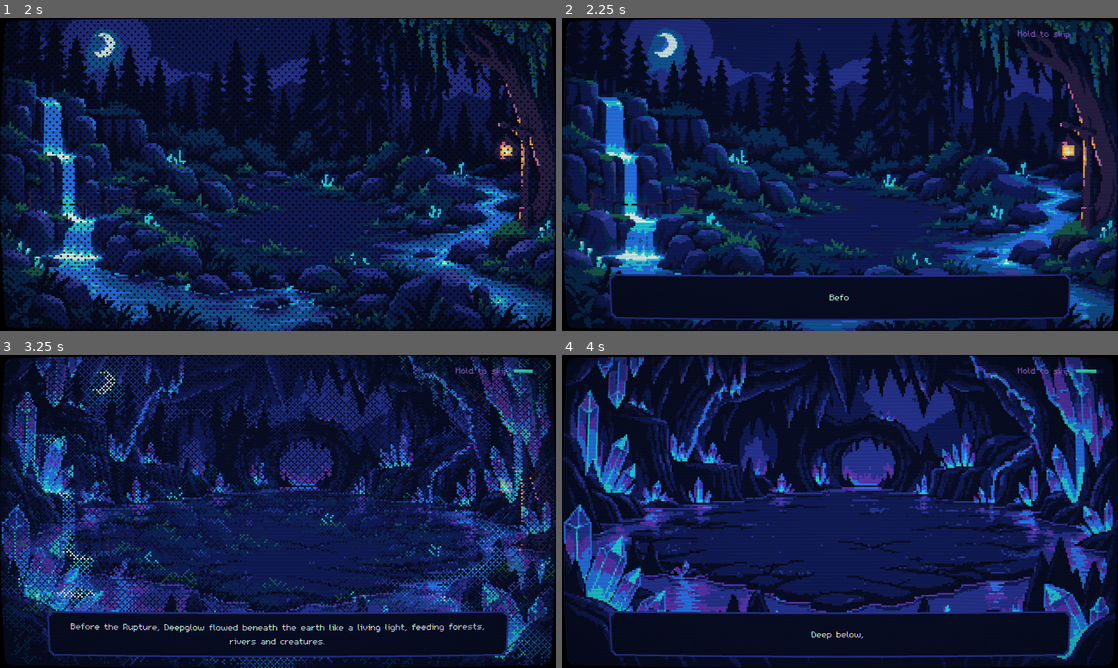
Above: before the commit, frames 1-4 (two rows, left to right).
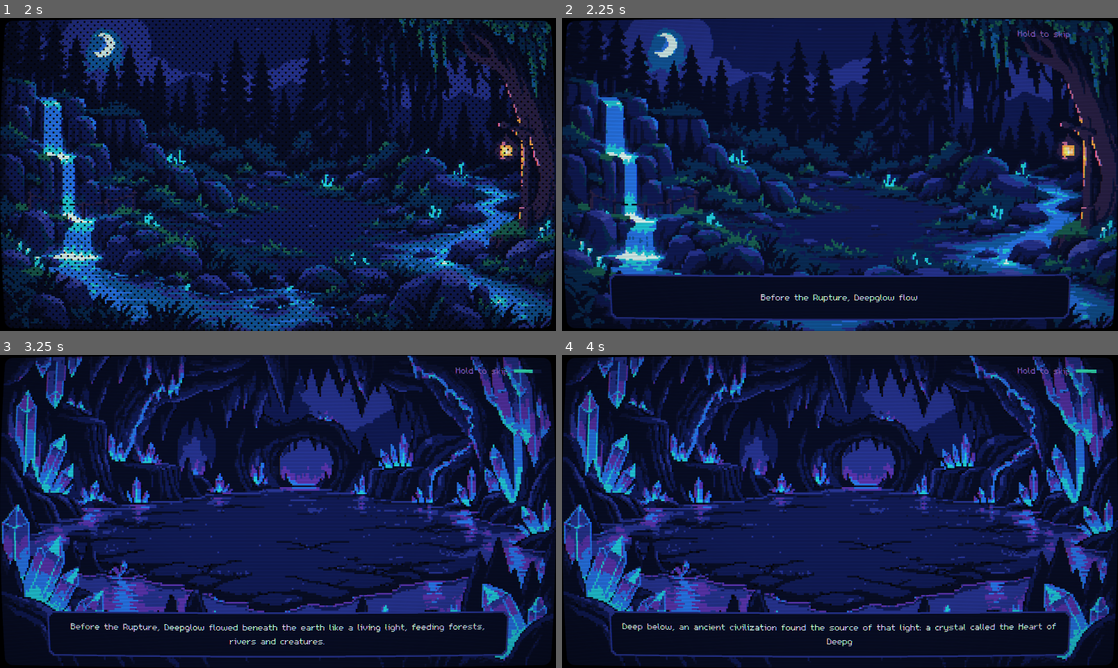
Above: after the commit, the same moments.

Repository: thiagoalgo/deepglow-ai-original
Game: Godot game, scene res://src/main/app.tscn
Same seed, same stepped clock (60 frames per second), same inputs: the game is played once before the commit and once after it. Sound files missing from this copy of the repository are replaced by a short silence.
Inputs (mouse positions are in pixels of both pictures, inside the frame that each line leads up to):
- Up to frame 1 (2 s): click "English" at 0.5 s; click "New game" at 1.25 s
- Up to frame 2 (2.25 s): tap Enter (ui_accept) at 2 s; move the mouse to (962, 158) at 2.02 s; press the mouse at (962, 158) at 2.03 s; hold Right (board_right) from 2.03 s (still down)
- Up to frame 3 (3.25 s): tap Enter (ui_accept) at 2.27, 2.75 s; release Right (board_right) at 2.75 s; release the mouse at (400, 495) at 2.75 s; drag from (166, 527) to (250, 574) at 2.77 s
- Up to frame 4 (4 s): move the mouse to (895, 442) at 3.52 s; press the mouse at (895, 442) at 3.53 s; hold Right (board_right) from 3.53 s (still down)

Frame 1 is identical in both runs. In frame 2, 0.3% of the frame differs, in the area x 35-64%, y 88-91%; in frame 3, 22%, in the area x 0-100%, y 0-100%; in frame 4, 0.8%.

Commit message:
feat: English narration for the intro, used for languages without their own
Adds the nine English lines (ElevenLabs, paid plan). Owner rule: a
language without its own recording is narrated in English, with the
captions in the player's language (IntroSequence.fallback_voice_locale).

Co-Authored-By: Claude Opus 5.5 <noreply@anthropic.com>
Claude-Session: https://claude.ai/code/session_012dh8mRUjYh5ntJv4jzA78g

Diff:
--- a/src/intro/intro_sequence.gd
+++ b/src/intro/intro_sequence.gd
@@ -3,15 +3,20 @@
 ## The intro's shots in order (data/intro/intro.tres), played by the Intro screen.
 
 @export var shots: Array[IntroShot] = []
-## Narration of shot N (1-based, two digits) in a locale; a missing file = no
-## voice for that shot/locale (the caption still plays).
+## Narration of shot N (1-based, two digits) in a locale.
 @export var voice_path: String = "res://assets/audio/voice/{locale}/intro_{index}.ogg"
+## Languages without their own recording are narrated in this one (with the
+## captions in the player's language).
+@export var fallback_voice_locale: String = "en"
 
 
-## Voice line of a shot for `locale`, or null when it was not recorded.
+## Voice line of a shot for `locale` (or the fallback language), or null.
 func get_voice(index: int, locale: String) -> AudioStream:
-	var path := voice_path.format({"locale": locale, "index": "%02d" % (index + 1)})
-	return load(path) as AudioStream if ResourceLoader.exists(path) else null
+	for candidate: String in [locale, fallback_voice_locale]:
+		var path := voice_path.format({"locale": candidate, "index": "%02d" % (index + 1)})
+		if ResourceLoader.exists(path):
+			return load(path) as AudioStream
+	return null
 
 
 func get_total_duration() -> float:
--- a/tests/test_intro.gd
+++ b/tests/test_intro.gd
@@ -36,9 +36,20 @@
 	return ""
 
 
-func test_pt_br_voice_lines_exist() -> String:
+func test_voice_lines_exist() -> String:
 	var sequence: IntroSequence = load(INTRO_PATH)
-	for i: int in sequence.shots.size():
-		if sequence.get_voice(i, "pt_BR") == null:
-			return "missing pt_BR voice for shot %d" % (i + 1)
+	for locale: String in ["pt_BR", "en"]:
+		for i: int in sequence.shots.size():
+			var path := sequence.voice_path.format({"locale": locale, "index": "%02d" % (i + 1)})
+			if not ResourceLoader.exists(path):
+				return "missing %s voice for shot %d" % [locale, i + 1]
 	return ""
+
+
+func test_other_languages_fall_back_to_english_voice() -> String:
+	var sequence: IntroSequence = load(INTRO_PATH)
+	var voice := sequence.get_voice(0, "fr")
+	var english := sequence.get_voice(0, "en")
+	if voice == null or voice.resource_path != english.resource_path:
+		return "a language without recordings should get the English voice"
+	return ""
Not shown, added: assets/audio/voice/en/intro_01.ogg.import
Not shown, added: assets/audio/voice/en/intro_02.ogg.import
Not shown, added: assets/audio/voice/en/intro_03.ogg.import
Not shown, added: assets/audio/voice/en/intro_04.ogg.import
Not shown, added: assets/audio/voice/en/intro_05.ogg.import
Not shown, added: assets/audio/voice/en/intro_06.ogg.import
Not shown, added: assets/audio/voice/en/intro_07.ogg.import
Not shown, added: assets/audio/voice/en/intro_08.ogg.import
Not shown, added: assets/audio/voice/en/intro_09.ogg.import
Not shown, changed: AGENTS.md
Not shown, added: assets/audio/voice/en/intro_01.ogg
Not shown, added: assets/audio/voice/en/intro_02.ogg
(and 8 more such lines)
